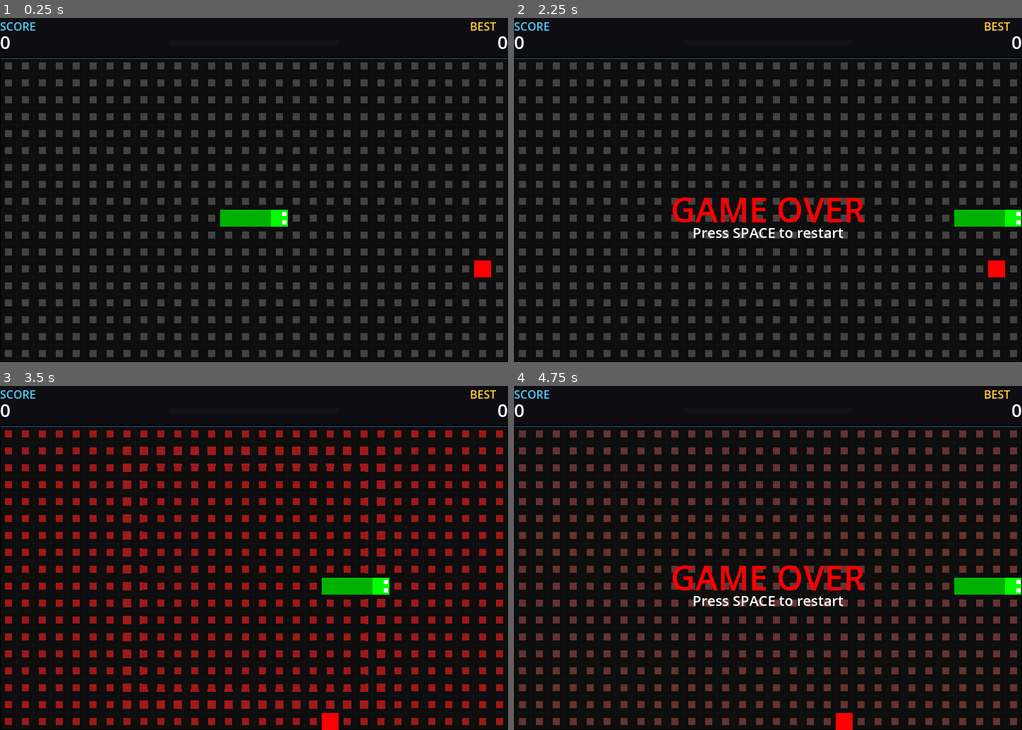
Above: before the commit, frames 1-4 (two rows, left to right).
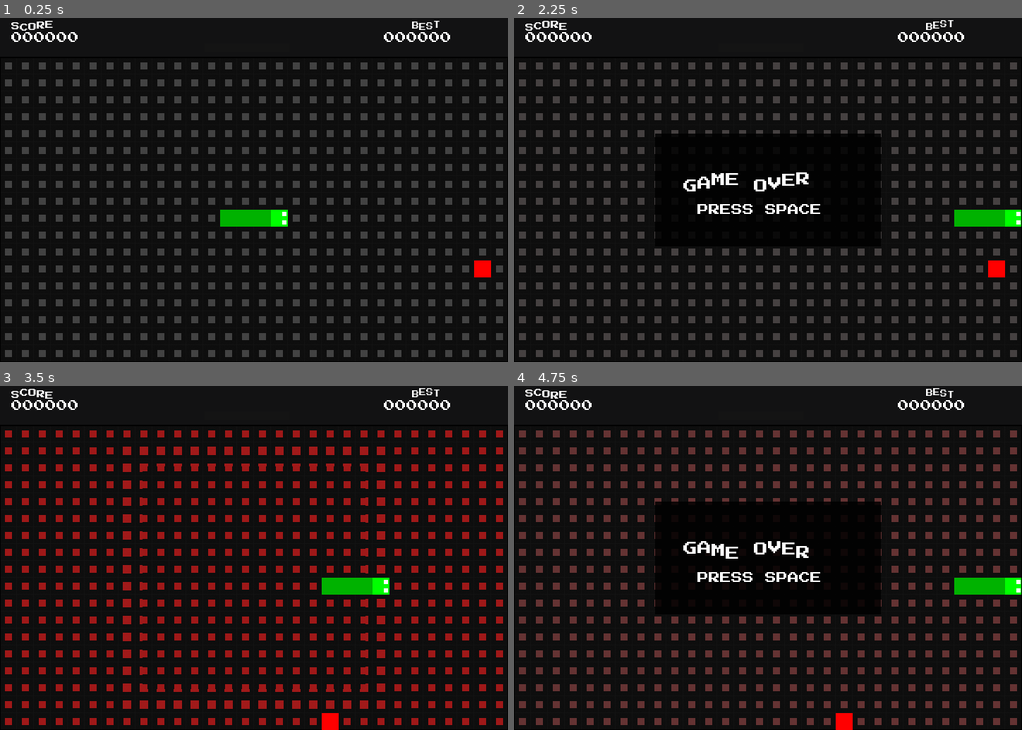
Above: after the commit, the same moments.

Repository: nastex123/snake-godot
Game: Godot game, scene res://Game.tscn
The game is run twice, just before and just after one commit, with the same random seed, the same clock (stepped at 60 frames per second) and the same inputs.
Inputs (mouse positions are in pixels of both pictures, inside the frame that each line leads up to):
- Up to frame 1 (0.25 s): no input
- Up to frame 2 (2.25 s): tap Enter (ui_accept) at 0.5, 0.6, 0.77, 1.07 s; move the mouse to (879, 172) at 0.52 s; hold Right (ui_right) 0.53-1.25 s; click (879, 172) at 0.67 s; drag from (666, 207) to (986, 258) at 1.27 s; move the mouse to (818, 114) at 2.02 s; hold Right (ui_right) from 2.03 s (still down); hold Ctrl from 2.03 s (still down); click (818, 114) at 2.17 s
- Up to frame 3 (3.5 s): tap Enter (ui_accept) at 2.3 s; release Right (ui_right) at 2.75 s; release Ctrl at 2.75 s; drag from (228, 626) to (289, 578) at 2.77 s
- Up to frame 4 (4.75 s): move the mouse to (920, 609) at 3.52 s; hold Left (ui_left) 3.53-4.25 s; tap Alt at 3.6 s; click (920, 609) at 3.67 s; tap Enter (ui_accept) at 3.77, 3.8, 4.07 s; drag from (615, 506) to (691, 472) at 4.27 s

The runs differ from the first frame. In frame 1, 0.9% of the frame differs, in the area x 0-100%, y 0-12%; in frame 2, 5.2%, in the area x 0-100%, y 0-65%; in frame 3, 0.9%; in frame 4, 5.2%.

Commit message:
HUD redesign: retro font, wave animation, new steak colors, full layout

Diff:
--- a/ComboTimer.gd
+++ b/ComboTimer.gd
@@ -10,6 +10,14 @@
 var ratio := 0.0
 var fill_ratio := 0.0
 var fill_color := COLOR_FILL
+
+func _ready() -> void:
+	pivot_offset = size / 2.0
+
+func bounce() -> void:
+	var t := create_tween().set_ease(Tween.EASE_OUT)
+	t.tween_property(self, "scale", Vector2(1.04, 1.0), 0.05)
+	t.tween_property(self, "scale", Vector2(1.0, 1.0), 0.15).set_trans(Tween.TRANS_ELASTIC)
 
 func set_ratio(v: float) -> void:
 	ratio = clampf(v, 0.0, 1.0)
--- a/Game.gd
+++ b/Game.gd
@@ -10,11 +10,13 @@
 @onready var food: Area2D = $GameArea/Food
 @onready var snake_head: Area2D = $GameArea/SnakeHead
 @onready var snake_body: Node2D = $GameArea/SnakeBody
-@onready var score_value_label: Label = $HUD/ScoreValue
-@onready var best_value_label: Label = $HUD/BestValue
-@onready var streak_label: Label = $HUD/StreakLabel
-@onready var combo_timer: Control = $HUD/ComboTimer
-@onready var game_over_label: Label = $HUD/GameOverLabel
+@onready var score_value_label: Label = $HUD/LeftSection/ScoreValue
+@onready var high_score_value_label: Label = $HUD/RightSection/HighScoreValue
+@onready var streak_label = $HUD/CenterSection/StreakLabel
+@onready var streak_multiplier: Label = $HUD/CenterSection/StreakMultiplier
+@onready var combo_timer: Control = $HUD/CenterSection/ComboTimer
+@onready var game_over_label = $HUD/GameOverFrame/GameOverLabel
+@onready var game_over_frame: ColorRect = $HUD/GameOverFrame
 @onready var restart_label: Label = $HUD/RestartLabel
 @onready var border_scanner: Node2D = $GameArea/BorderScanner
 @onready var screen_shake: Camera2D = $Camera2D
@@ -57,6 +59,9 @@
 	food.add_child(food_visual)
 
 	reset_game()
+
+	_setup_retro_font()
+
 	bg_shader.material.set("shader_parameter/streak_level", 0)
 	bg_shader.material.set("shader_parameter/wave_flash", 0.0)
 
@@ -129,9 +134,15 @@
 		streak = min(streak + 1, 5)
 		combo_time = COMBO_MAX_TIME
 		score += streak
-		score_value_label.text = str(score)
+		score_value_label.text = "%06d" % score
 		move_interval = max(0.06, BASE_MOVE_INTERVAL - streak * STREAK_SPEED_BOOST)
 		update_streak_visuals()
+		streak_label.pulse()
+		streak_multiplier.scale = Vector2(1.0, 1.0)
+		var mt := create_tween().set_ease(Tween.EASE_OUT)
+		mt.tween_property(streak_multiplier, "scale", Vector2(1.3, 1.3), 0.05)
+		mt.tween_property(streak_multiplier, "scale", Vector2(1.0, 1.0), 0.1).set_trans(Tween.TRANS_ELASTIC)
+		combo_timer.bounce()
 		border_scanner.trigger_dash()
 		audio_manager.play_eat(streak)
 		screen_shake.shake((streak - 1) * 0.8 + 0.5)
@@ -160,8 +171,13 @@
 
 func update_streak_visuals() -> void:
 	if streak > 0:
-		streak_label.text = "STREAK x" + str(streak)
+		streak_label.text = "STREAK"
+		streak_label.visible = true
+		streak_multiplier.text = "x" + str(streak)
+		streak_multiplier.visible = true
 		var c := get_streak_color(streak)
+		streak_label.set_text_color(c)
+		streak_multiplier.add_theme_color_override("font_color", c)
 		food_visual.color = c
 		border_scanner.set_streak(streak)
 		border_scanner.set_active(true)
@@ -169,6 +185,8 @@
 		bg_shader.material.set("shader_parameter/streak_level", streak)
 	else:
 		streak_label.text = ""
+		streak_label.visible = false
+		streak_multiplier.visible = false
 		food_visual.color = Color(1, 0, 0, 1)
 		border_scanner.set_streak(0)
 		border_scanner.set_active(false)
@@ -178,11 +196,11 @@
 
 static func get_streak_color(s: int) -> Color:
 	match s:
-		1: return Color(1.0, 0.53, 0.0)
-		2: return Color(1.0, 0.84, 0.0)
-		3: return Color(0.2, 0.9, 0.48)
-		4: return Color(0.2, 0.67, 1.0)
-		5: return Color(0.8, 0.27, 1.0)
+		1: return Color("#33CC33")
+		2: return Color("#3399FF")
+		3: return Color("#FFCC00")
+		4: return Color("#FF6600")
+		5: return Color("#CC33FF")
 		_: return Color(1, 0, 0, 1)
 
 func update_body() -> void:
@@ -225,12 +243,14 @@
 
 func end_game() -> void:
 	game_over = true
+	game_over_frame.visible = true
 	game_over_label.visible = true
+	game_over_label.pulse()
 	restart_label.visible = true
 
 	if score > best_score:
 		best_score = score
-		best_value_label.text = str(best_score)
+		high_score_value_label.text = "%06d" % best_score
 
 	combo_time = 0.0
 	streak = 0
@@ -241,6 +261,18 @@
 
 func _set_game_over_fade(v: float) -> void:
 	bg_shader.material.set("shader_parameter/game_over_fade", v)
+
+func _setup_retro_font() -> void:
+	var base = load("res://fonts/PressStart2P-Regular.ttf")
+	if not base:
+		return
+	var ls := LabelSettings.new()
+	ls.font = base
+	ls.outline_size = 1
+	ls.outline_color = Color.BLACK
+	var labels := [score_value_label, high_score_value_label, streak_multiplier, restart_label]
+	for lbl in labels:
+		lbl.label_settings = ls
 
 func reset_game() -> void:
 	snake.clear()
@@ -260,10 +292,12 @@
 	wave_flash = 0.0
 	bg_shader.material.set("shader_parameter/wave_time", 0.0)
 	bg_shader.material.set("shader_parameter/wave_flash", 0.0)
+	game_over_frame.visible = false
 	game_over_label.visible = false
 	restart_label.visible = false
 	bg_shader.material.set("shader_parameter/game_over_fade", 0.0)
-	score_value_label.text = "0"
+	score_value_label.text = "000000"
+	high_score_value_label.text = "000000"
 	update_streak_visuals()
 
 	snake_head.position = Vector2(snake[0]) * TILE_SIZE
--- a/Game.tscn
+++ b/Game.tscn
@@ -7,6 +7,7 @@
 [ext_resource type="Script" uid="uid://x0pabnngox6o" path="res://GridBorder.gd" id="6_gd"]
 [ext_resource type="Script" uid="uid://cf8ovtg7mv8ng" path="res://ScreenShake.gd" id="7_gd"]
 [ext_resource type="Script" uid="uid://b8jvxho013s4m" path="res://AudioManager.gd" id="8_gd"]
+[ext_resource type="Script" uid="uid://bi51jx5ih12n8" path="res://LetterWaveText.gd" id="9_gd"]
 [ext_resource type="Shader" uid="uid://s0c22yy5egum" path="res://grid_background.gdshader" id="10_sh"]
 
 [sub_resource type="ShaderMaterial" id="ShaderMaterial_48a72"]
@@ -28,13 +29,13 @@
 [node name="TopBar" type="ColorRect" parent="." unique_id=1511685653]
 offset_right = 720.0
 offset_bottom = 56.0
-color = Color(0.05, 0.05, 0.07, 1)
+color = Color(0.03, 0.03, 0.035, 0.85)
 
 [node name="TopBarSeparator" type="ColorRect" parent="." unique_id=1482044407]
 offset_top = 56.0
 offset_right = 720.0
-offset_bottom = 58.0
-color = Color(0.25, 0.6, 0.9, 0.5)
+offset_bottom = 57.0
+color = Color(0.3, 0.8, 1, 0.35)
 
 [node name="GameArea" type="Node2D" parent="." unique_id=213611702]
 position = Vector2(0, 56)
@@ -82,103 +83,143 @@
 [node name="Camera2D" type="Camera2D" parent="." unique_id=986250353]
 script = ExtResource("7_gd")
 
-[node name="HUD" type="CanvasLayer" parent="." unique_id=411917940]
-
-[node name="ScoreLabel" type="Label" parent="HUD" unique_id=245781817]
-offset_right = 104.0
-offset_bottom = 23.0
-theme_override_colors/font_color = Color(0.3, 0.8, 1, 1)
-theme_override_font_sizes/font_size = 16
+[node name="HUD" type="CanvasLayer" parent="." unique_id=1248793892]
+
+[node name="LeftSection" type="Control" parent="HUD" unique_id=1140220514]
+layout_mode = 3
+anchors_preset = 0
+offset_left = 16.0
+offset_top = 6.0
+offset_right = 176.0
+offset_bottom = 50.0
+
+[node name="ScoreLabel" type="Control" parent="HUD/LeftSection" unique_id=1615716449]
+anchors_preset = 0
+script = ExtResource("9_gd")
 text = "SCORE"
-
-[node name="ScoreValue" type="Label" parent="HUD" unique_id=81320943]
-offset_top = 16.0
-offset_right = 128.0
-offset_bottom = 52.0
+font_size = 12
+color = Color(0.3, 0.8, 1, 1)
+
+[node name="ScoreValue" type="Label" parent="HUD/LeftSection" unique_id=1595698420]
+layout_mode = 0
+offset_top = 14.0
+offset_right = 160.0
+offset_bottom = 44.0
 theme_override_colors/font_color = Color(1, 1, 1, 1)
-theme_override_font_sizes/font_size = 26
-text = "0"
-
-[node name="BestLabel" type="Label" parent="HUD" unique_id=324783098]
+theme_override_font_sizes/font_size = 28
+text = "000000"
+
+[node name="CenterSection" type="Control" parent="HUD" unique_id=950409159]
+layout_mode = 3
+anchors_preset = 5
+anchor_left = 0.5
+anchor_right = 0.5
+offset_left = -120.0
+offset_top = 6.0
+offset_right = 120.0
+offset_bottom = 50.0
+grow_horizontal = 2
+
+[node name="StreakLabel" type="Control" parent="HUD/CenterSection" unique_id=1526310238]
+anchors_preset = 0
+offset_left = 50.0
+offset_right = 50.0
+script = ExtResource("9_gd")
+text = "STREAK"
+font_size = 11
+
+[node name="StreakMultiplier" type="Label" parent="HUD/CenterSection" unique_id=2144311231]
+layout_mode = 0
+offset_left = 64.0
+offset_top = 2.0
+offset_right = 120.0
+offset_bottom = 28.0
+theme_override_colors/font_color = Color(1, 1, 1, 1)
+theme_override_font_sizes/font_size = 28
+text = "x1"
+
+[node name="ComboTimer" type="Control" parent="HUD/CenterSection" unique_id=1856346661]
+anchors_preset = 0
+offset_left = 50.0
+offset_top = 30.0
+offset_right = 170.0
+offset_bottom = 42.0
+pivot_offset = Vector2(60, 6)
+script = ExtResource("4_gd")
+
+[node name="RightSection" type="Control" parent="HUD" unique_id=27850140]
+layout_mode = 3
 anchors_preset = 1
 anchor_left = 1.0
 anchor_right = 1.0
-offset_left = -120.0
+offset_left = -176.0
+offset_top = 6.0
 offset_right = -16.0
-offset_bottom = 23.0
+offset_bottom = 50.0
 grow_horizontal = 0
-theme_override_colors/font_color = Color(1, 0.8, 0.2, 1)
-theme_override_font_sizes/font_size = 16
-text = "BEST"
-horizontal_alignment = 2
-
-[node name="BestValue" type="Label" parent="HUD" unique_id=689586979]
-anchors_preset = 1
+
+[node name="HighScoreLabel" type="Control" parent="HUD/RightSection" unique_id=836096068]
+anchors_preset = 0
 anchor_left = 1.0
 anchor_right = 1.0
-offset_left = -144.0
-offset_top = 16.0
-offset_bottom = 52.0
+offset_left = -120.0
+offset_bottom = 14.0
+grow_horizontal = 0
+script = ExtResource("9_gd")
+text = "BEST"
+font_size = 10
+color = Color(0.3, 0.8, 1, 1)
+
+[node name="HighScoreValue" type="Label" parent="HUD/RightSection" unique_id=1817484719]
+layout_mode = 0
+anchor_left = 1.0
+anchor_right = 1.0
+offset_left = -160.0
+offset_top = 14.0
+offset_bottom = 44.0
 grow_horizontal = 0
 theme_override_colors/font_color = Color(1, 1, 1, 1)
-theme_override_font_sizes/font_size = 26
-text = "0"
-horizontal_alignment = 2
-
-[node name="StreakLabel" type="Label" parent="HUD" unique_id=1007581019]
-offset_left = 240.0
-offset_top = 2.0
-offset_right = 480.0
-offset_bottom = 25.0
-theme_override_colors/font_color = Color(1, 0.4, 0.1, 1)
-theme_override_font_sizes/font_size = 16
-text = "STREAK x0"
-horizontal_alignment = 1
-
-[node name="ComboTimer" type="Control" parent="HUD" unique_id=1584734362]
-layout_mode = 3
-anchors_preset = 0
-offset_left = 240.0
-offset_top = 31.0
-offset_right = 480.0
-offset_bottom = 39.0
-mouse_filter = 2
-script = ExtResource("4_gd")
-
-[node name="GameOverLabel" type="Label" parent="HUD" unique_id=635960080]
+theme_override_font_sizes/font_size = 28
+text = "000000"
+
+[node name="GameOverFrame" type="ColorRect" parent="HUD" unique_id=533386683]
+anchors_preset = 8
+anchor_left = 0.5
+anchor_top = 0.5
+anchor_right = 0.5
+anchor_bottom = 0.5
+offset_left = -160.0
+offset_top = -80.0
+offset_right = 160.0
+offset_bottom = 80.0
+color = Color(0, 0, 0, 0.85)
+
+[node name="GameOverLabel" type="Control" parent="HUD/GameOverFrame" unique_id=876572075]
+anchors_preset = 0
+anchor_left = 0.5
+anchor_top = 0.5
+anchor_right = 0.5
+anchor_bottom = 0.5
+offset_left = -120.0
+offset_top = -20.0
+offset_right = 120.0
+offset_bottom = 20.0
+script = ExtResource("9_gd")
+text = "GAME OVER"
+font_size = 20
+color = Color(1, 0.2, 0.2, 1)
+
+[node name="RestartLabel" type="Label" parent="HUD" unique_id=1646894695]
 visible = false
 anchors_preset = 8
 anchor_left = 0.5
 anchor_top = 0.5
 anchor_right = 0.5
 anchor_bottom = 0.5
-offset_left = -150.0
-offset_top = -22.0
-offset_right = 150.0
-offset_bottom = 78.0
-grow_horizontal = 2
-grow_vertical = 2
-theme_override_colors/font_color = Color(1, 0, 0, 1)
-theme_override_font_sizes/font_size = 48
-text = "GAME OVER"
-horizontal_alignment = 1
-vertical_alignment = 1
-
-[node name="RestartLabel" type="Label" parent="HUD" unique_id=1781159640]
-visible = false
-anchors_preset = 8
-anchor_left = 0.5
-anchor_top = 0.5
-anchor_right = 0.5
-anchor_bottom = 0.5
-offset_left = -120.0
-offset_top = 48.0
-offset_right = 120.0
-offset_bottom = 72.0
-grow_horizontal = 2
-grow_vertical = 2
-theme_override_colors/font_color = Color(1, 1, 1, 1)
-theme_override_font_sizes/font_size = 20
-text = "Press SPACE to restart"
-horizontal_alignment = 1
-vertical_alignment = 1
+offset_left = -100.0
+offset_top = 20.0
+offset_right = 100.0
+offset_bottom = 44.0
+theme_override_colors/font_color = Color(0.6, 0.6, 0.6, 1)
+theme_override_font_sizes/font_size = 14
+text = "PRESS SPACE"
--- /dev/null
+++ b/LetterWaveText.gd
@@ -0,0 +1,74 @@
+extends Control
+class_name LetterWaveText
+
+@export var text: String = "TEXT":
+	set(v):
+		text = v
+		if is_inside_tree():
+			_build()
+@export var font_size: int = 16
+@export var color: Color = Color.WHITE
+@export var amplitude: float = 2.0
+@export var speed: float = 0.8
+@export var wave_length: float = 1.2
+
+var _labels: Array[Label] = []
+var _base_y: Array[float] = []
+var _time: float = 0.0
+var _pulse: float = 0.0
+
+func _ready() -> void:
+	_build()
+
+func _build() -> void:
+	for lb in _labels:
+		lb.queue_free()
+	_labels.clear()
+	_base_y.clear()
+
+	var ls: LabelSettings
+	var base = load("res://fonts/PressStart2P-Regular.ttf")
+	if base:
+		ls = LabelSettings.new()
+		ls.font = base
+		ls.font_size = font_size
+		ls.outline_size = 1
+		ls.outline_color = Color.BLACK
+
+	var x: float = 0.0
+	var y: float = 0.0
+	for i in text.length():
+		var ch = text[i]
+		if ch == "\n":
+			x = 0.0
+			y += font_size * 1.3
+			continue
+		var lb := Label.new()
+		lb.text = ch
+		if ls:
+			lb.label_settings = ls
+		lb.add_theme_color_override("font_color", color)
+		lb.position = Vector2(x, y)
+		add_child(lb)
+		_labels.append(lb)
+		_base_y.append(y)
+		x += lb.get_combined_minimum_size().x
+
+	custom_minimum_size = Vector2(x, y + font_size * 1.3)
+
+func _process(delta: float) -> void:
+	_time += delta * speed
+	if _pulse > 0:
+		_pulse = max(0.0, _pulse - delta * 3.0)
+	var amp = amplitude + _pulse
+	for i in _labels.size():
+		var offset = sin(_time + i * wave_length) * amp
+		_labels[i].position.y = _base_y[i] + offset
+
+func pulse(extra_amp: float = 3.0) -> void:
+	_pulse = extra_amp
+
+func set_text_color(c: Color) -> void:
+	color = c
+	for lb in _labels:
+		lb.add_theme_color_override("font_color", c)
Not shown, added: LetterWaveText.gd.uid
Binary file added: fonts/PressStart2P-Regular.ttf
